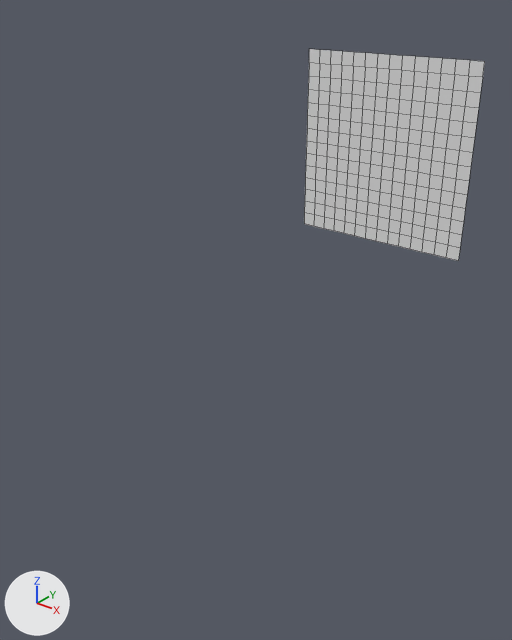
An edit to the OBJ model PvT/Assets/Tiled2Unity/Meshes/level3.obj, drawn before and after from the same camera.
Both versions are drawn from a camera (50 mm lens) standing at (2450.0, -6143.0, 647.0) and looking at (-2706.0, 303.0, -3349.0). The lights are fixed; the arrows at lower left show +X, +Y and +Z. Mesh edges are drawn as thin lines. Where no turn or scale is listed for an object, it has been applied to the vertices.

In view in the first picture: 'level3'.
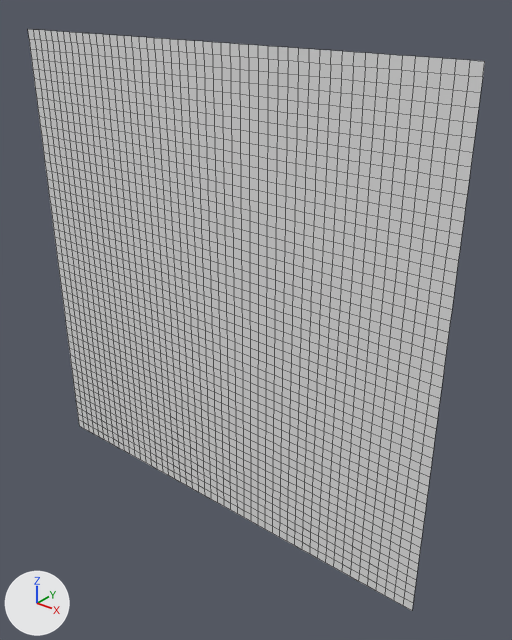
Where the change shows, as pixel boxes [x1, y1, x2, y2] in the pictures (512 x 640 px):
'level3', reshaped (152% wider, 174% taller)
    before: [304, 49, 485, 261]
    after: [28, 29, 485, 611]
part 1 of me_level3, added
    after: [28, 29, 458, 611]

Edits to the bpy script that builds the scene:
```text
Change me_level3:
    used by ob_level3; location = (0.0, 0.0, 0.0)
    remove me_level3.from_pydata(...)  # 225 vertices, 196 faces; spans x -1792.0..0.0, y 0.0, z -1792.0..0.0
    add me_level3.from_pydata(...)  # 2601 vertices, 2500 faces; spans x -6400.0..0.0, y 0.0, z -6400.0..0.0
    me_level3 part 1: 2376 vertices added at x -6400.0..0.0, y 0.0, z -6400.0..0.0
```
